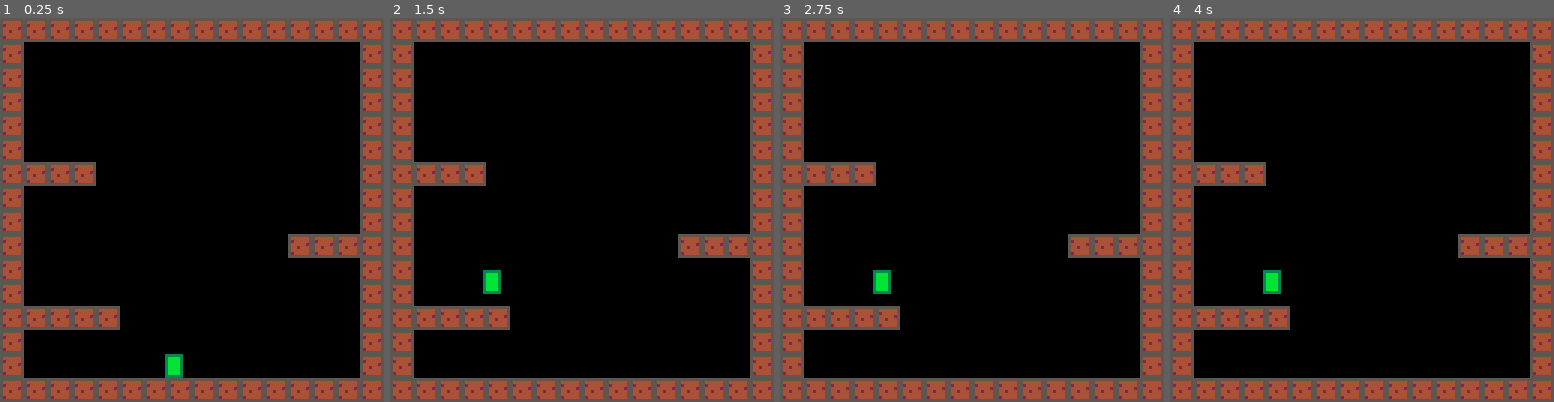
Above: before the commit, frames 1-4 (left to right).
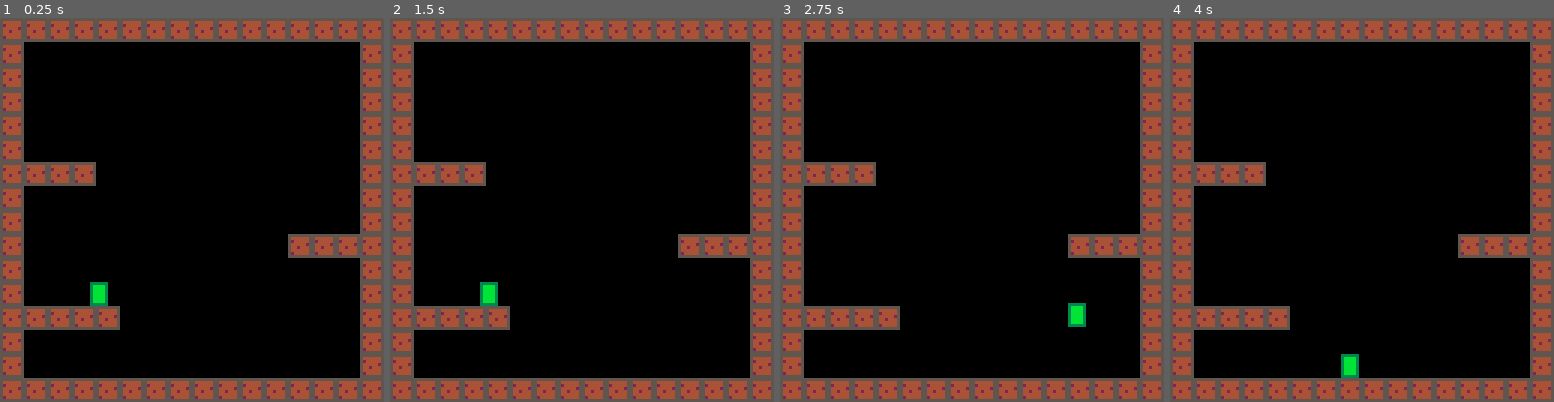
Above: after the commit, the same moments.

Repository: adparadise/pico8-games
Game: PICO-8 cartridge platform.p8
Same seed, same stepped clock (60 frames per second), same inputs: the game is played once before the commit and once after it.
Inputs:
- Up to frame 1 (0.25 s): no input
- Up to frame 2 (1.5 s): tap X (X key) at 0.33, 1.07 s; tap O (Z key) at 0.7 s
- Up to frame 3 (2.75 s): hold Right 1.6-2.1 s; tap O (Z key) at 1.7, 2.1, 2.5 s; tap X (X key) at 1.85 s; hold Up 2.15-2.42 s; hold Right from 2.47 s (still down)
- Up to frame 4 (4 s): tap O (Z key) at 2.9, 3.3, 3.7 s; tap X (X key) at 2.97 s; release Right at 3.03 s; hold Left 3.08-3.58 s; hold Down 3.63-3.97 s

The runs differ from the first frame. In frame 1, 0.6% of the frame differs, in the area x 23-48%, y 68-94%; in frame 2, 0.4%; in frame 3, 0.6%; in frame 4, 0.6%.

Commit message:
good cornering fixes

Diff:
--- a/platform.p8
+++ b/platform.p8
@@ -25,8 +25,9 @@
 t = 0
 players = {}
 is_running = true
-is_replaying = true
-replay_only = 6
+is_replaying = false
+replay_only = nil
+show_debug = false
 replay_inputs = {}
 replay_inputs_index = 1
 replay_inputs_index_t = 0
@@ -74,6 +75,25 @@
    {b=bor(LEFT_BUTTON,JUMP_BUTTON),d=5},
    {b=0,d=5} }
 }
+-- upward: through bottom left, harder, stop at error
+replays[7] = { x = 71, y = 116, inputs = {
+   {b=bor(LEFT_BUTTON),d=7},
+   {b=bor(LEFT_BUTTON,JUMP_BUTTON),d=2},
+   {b=0,d=0} }
+}
+-- downward: long jump
+replays[8] = { x = 105, y = 69, inputs = {
+   {b=bor(LEFT_BUTTON),d=3},
+   {b=bor(LEFT_BUTTON,JUMP_BUTTON),d=20},
+   {b=0,d=5},
+   {b=0,d=5} }
+}
+-- downward: long jump, paused
+replays[8] = { x = 105, y = 69, inputs = {
+   {b=bor(LEFT_BUTTON),d=3},
+   {b=bor(LEFT_BUTTON,JUMP_BUTTON),d=17},
+   {b=0,d=0} }
+}
 
 function _init()
   if (is_replaying) then
@@ -336,21 +356,31 @@
     local cy
 
     next.cellx = flr((next.x + player.w/2)/8)
-    cy = flr(player.y/8)
-
-    player.cells[#player.cells + 1] = {x = next.cellx, y = cy}
-
-    xflags = fget(mget(next.cellx, cy))
+    cy1 = flr((player.y-player.h/3)/8)
+    cy2 = flr((player.y+player.h/3)/8)
+
+    tflags = fget(mget(next.cellx, cy1))
+    bflags = fget(mget(next.cellx, cy2))
+
+    player.cells[#player.cells + 1] = {x = next.cellx, y = cy1}
+    player.cells[#player.cells + 1] = {x = next.cellx, y = cy2}
+
+    xflags = bor(tflags, bflags)
   end
   if (dx < 0) then
     local cy
 
     next.cellx = flr((next.x - player.w/2)/8)
-    cy = flr(player.y/8)
-
-    player.cells[#player.cells + 1] = {x = next.cellx, y = cy}
-
-    xflags = fget(mget(next.cellx, cy))
+    cy1 = flr((player.y-player.h/3)/8)
+    cy2 = flr((player.y+player.h/3)/8)
+
+    tflags = fget(mget(next.cellx, cy1))
+    bflags = fget(mget(next.cellx, cy2))
+
+    player.cells[#player.cells + 1] = {x = next.cellx, y = cy1}
+    player.cells[#player.cells + 1] = {x = next.cellx, y = cy2}
+
+    xflags = bor(tflags, bflags)
   end
 
   if (band(xflags, SOLID_GROUND) > 0) then
@@ -459,7 +489,7 @@
         player.vx = 0
         next.is_updated = true
       end
-      if (magy > magx) then
+      if (magx > magy) then
         if (player.vy < 0) then
           next.y = nexty
           player.vy = 0
@@ -509,7 +539,9 @@
 end
 
 function draw_player(player)
-  --draw_player_debug(player)
+  if (show_debug) then
+    draw_player_debug(player)
+  end
   spr(7,player.x-4,player.y-4)
 end
 
